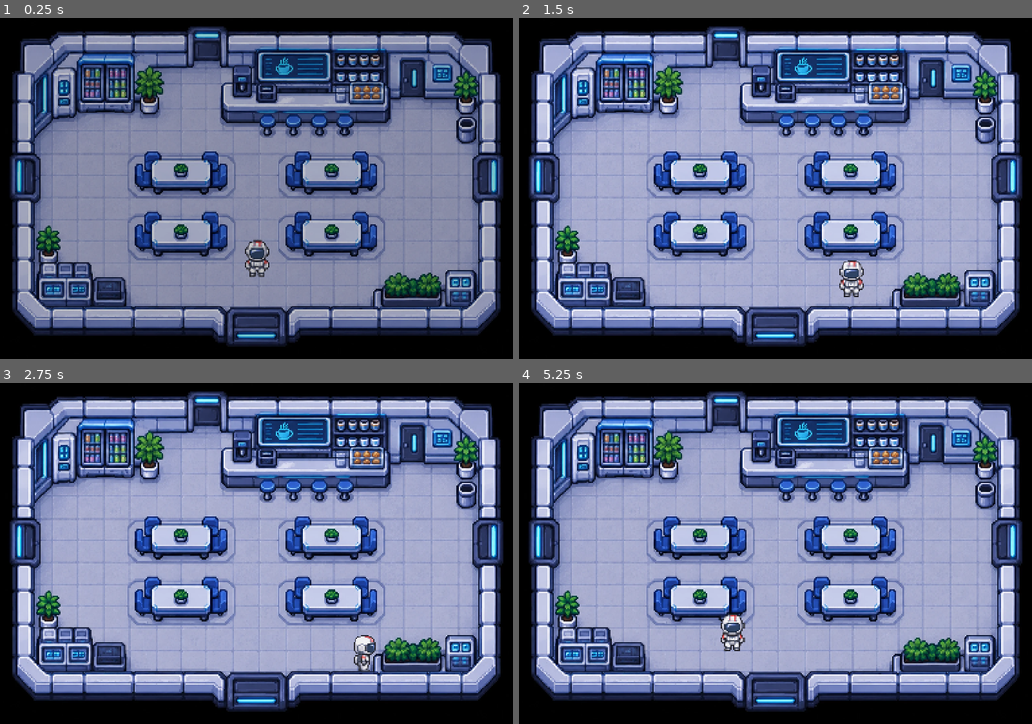
Above: before the commit, frames 1-4 (two rows, left to right).
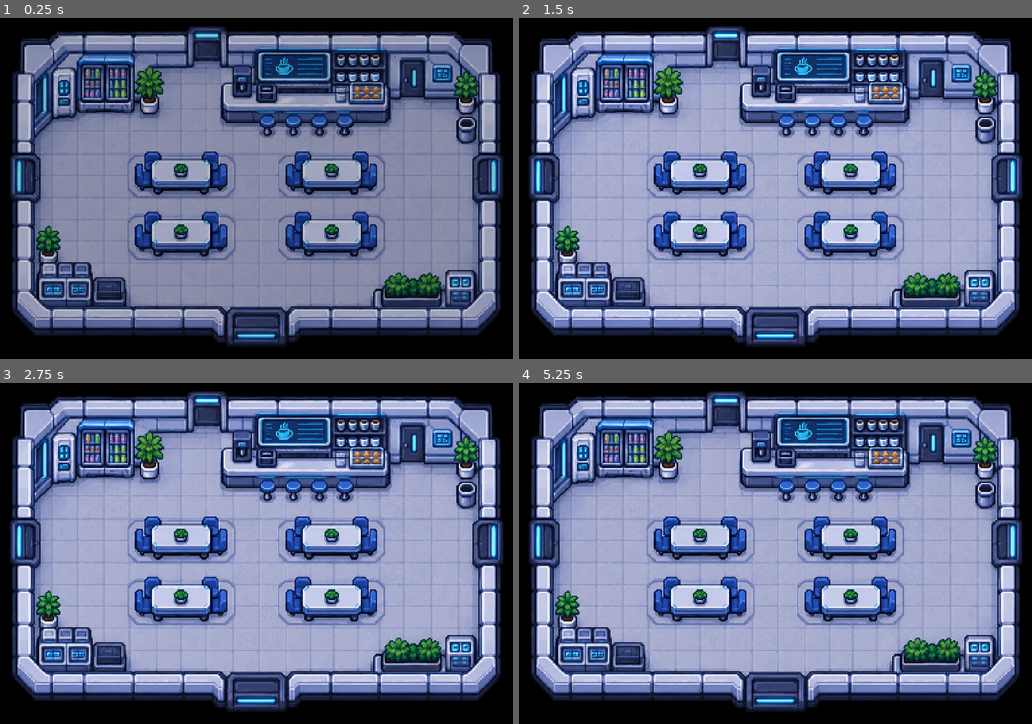
Above: after the commit, the same moments.

Repository: thallesgsrv/nasa-space-apps
Game: Godot game, scene res://scenes/game.tscn
The game is run twice, just before and just after one commit, with the same random seed, the same clock (stepped at 60 frames per second) and the same inputs.
Inputs:
- Up to frame 1 (0.25 s): no input
- Up to frame 2 (1.5 s): hold D (move_right) 0.53-1.28 s; hold S (move_down) from 1.28 s (still down)
- Up to frame 3 (2.75 s): tap Enter at 2 s; release S (move_down) at 2.03 s; hold D (move_right) from 2.03 s (still down)
- Up to frame 4 (5.25 s): tap Space at 2.75 s; release D (move_right) at 2.78 s; hold W (move_up) 2.78-3.53 s; tap Enter at 3.5 s; hold A (move_left) 3.53-5.03 s; hold S (move_down) from 5.03 s (still down)

The runs differ from the first frame. In frame 1, 0.4% of the frame differs, in the area x 47-53%, y 64-76%; in frame 2, 0.4%; in frame 3, 0.3%; in frame 4, 0.4%, in the area x 39-45%, y 67-79%.
Error after the commit: Invalid assignment of property or key 'texture' with value of type 'CompressedTexture2D' on a base object of type 'null instance'. (res://scripts/player.gd:38)

Commit message:
Merge com miguel

Diff:
--- a/project.godot
+++ b/project.godot
@@ -12,7 +12,7 @@
 
 config/name="Nasa-space-apps"
 run/main_scene="res://scenes/game.tscn"
-config/features=PackedStringArray("4.6", "Forward Plus")
+config/features=PackedStringArray("4.7", "Forward Plus")
 config/icon="res://icon.svg"
 
 [display]
@@ -30,5 +30,5 @@
 
 [rendering]
 
+rendering_device/driver.windows="d3d12"
 environment/defaults/default_clear_color=Color(0, 0, 0, 1)
-rendering_device/driver.windows="d3d12"
--- a/scenes/player.tscn
+++ b/scenes/player.tscn
@@ -1,19 +1,19 @@
-[gd_scene load_steps=4 format=3]
+[gd_scene format=3 uid="uid://kpfgrn03daki"]
 
-[ext_resource type="Script" path="res://scripts/player.gd" id="1_player"]
-[ext_resource type="Texture2D" path="res://assets/player/player_down.png" id="2_down"]
+[ext_resource type="Script" uid="uid://b7285oawjeeus" path="res://scripts/player.gd" id="1_player"]
 
 [sub_resource type="RectangleShape2D" id="RectangleShape2D_feet"]
 size = Vector2(56, 28)
 
-[node name="Player" type="CharacterBody2D" groups=["player"]]
+[sub_resource type="SpriteFrames" id="SpriteFrames_qaikj"]
+
+[node name="Player" type="CharacterBody2D" unique_id=74938353 groups=["player"]]
 motion_mode = 1
 script = ExtResource("1_player")
 
-[node name="Sprite2D" type="Sprite2D" parent="."]
-scale = Vector2(0.5, 0.5)
-texture = ExtResource("2_down")
-
-[node name="CollisionShape2D" type="CollisionShape2D" parent="."]
+[node name="CollisionShape2D" type="CollisionShape2D" parent="." unique_id=1176956361]
 position = Vector2(0, -14)
 shape = SubResource("RectangleShape2D_feet")
+
+[node name="AnimatedSprite2D" type="AnimatedSprite2D" parent="." unique_id=1874360431]
+sprite_frames = SubResource("SpriteFrames_qaikj")
Not shown: 1 places in character_body_2d.tscn that only renumber resources
